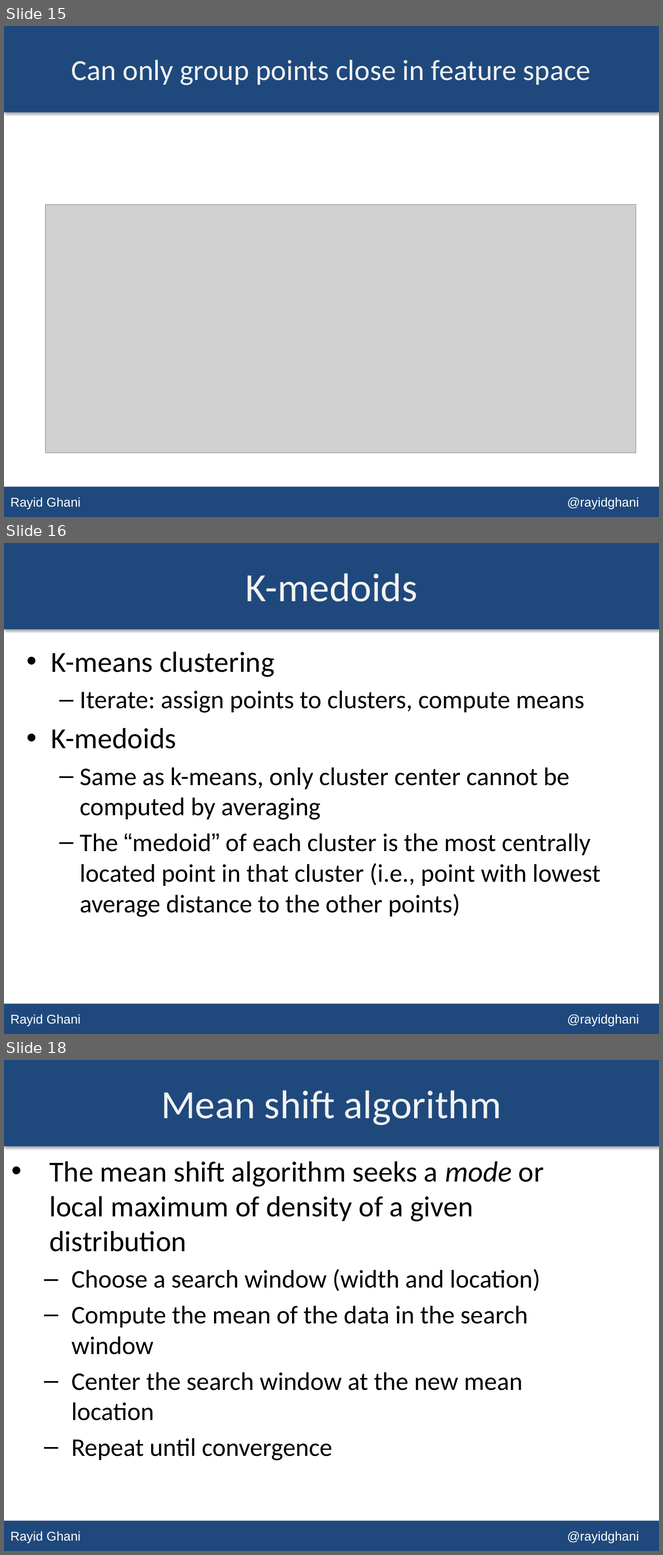
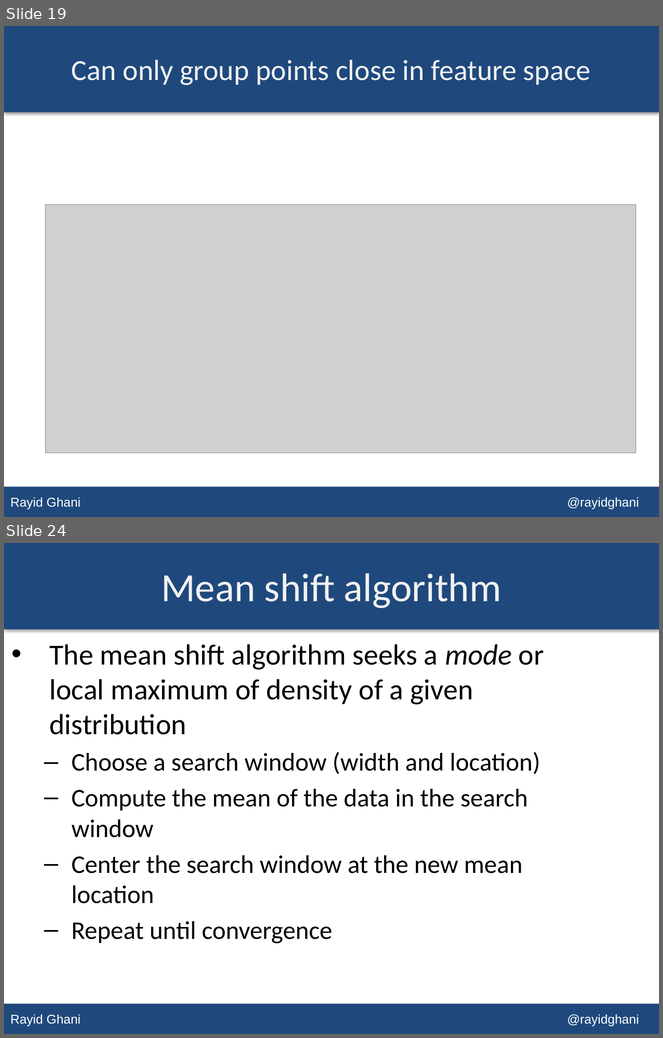
Before and after one commit to dssg/MLforPublicPolicy, a slide deck: Lectures/Lecture 09 - Unsupervised Learning.pptx. Shown one above the other, each under a label of ours: slides 15, 16 and 18 before the commit, slides 19 and 24 after it; the slides between them are not shown. The pictures are 663x1555 and 663x1038 pixels, drawn with LibreOffice and Linux fonts; fonts in the diff are those of the drawing; grey boxes stand for pictures. Boxes give left, top, right and bottom in pixels: in the first picture for what was removed or moved away, otherwise in the second. Text is boxed around its words. In the diff, an @@ line names an element or a change of style, - is before the commit and + after.

```diff
--- a/Lectures/Lecture 09 - Unsupervised Learning.pptx
+++ b/Lectures/Lecture 09 - Unsupervised Learning.pptx
@@ slide 16 removed at <box>4,543,659,1034</box>, background #FFFFFF; not listed: 2 template elements that a slide beside it also shows @@
@@ title removed at <box>245,573,417,602</box> @@
-K-medoids
@@ text removed at <box>51,652,601,917</box> @@
-• K-means clustering
-  – Iterate: assign points to clusters, compute means
-• K-medoids
-  – Same as k-means, only cluster center cannot be computed by averaging
-  – The “medoid” of each cluster is the most centrally located point in that cluster (i.e., point with lowest average distance to the other points)
@@ what was slide 15 is now slide 19 @@
@@ what was slide 18 is now slide 24 @@
```
Also in this commit, not shown: 7 slides changed, 8 slides added, 1 other slide removed.
